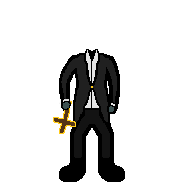
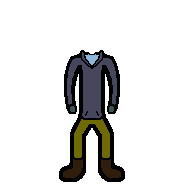
Comparing the layer stacks of the two 184×184 images. Changes:
hid group "church volunteer" (14 layers) over [left=53, top=49, right=121, bottom=178]
added group "colonists" with 5 layers above "worker" over [left=59, top=50, right=121, bottom=178]
added layer "colonists #4" in group "colonists" over [left=59, top=50, right=121, bottom=178]
